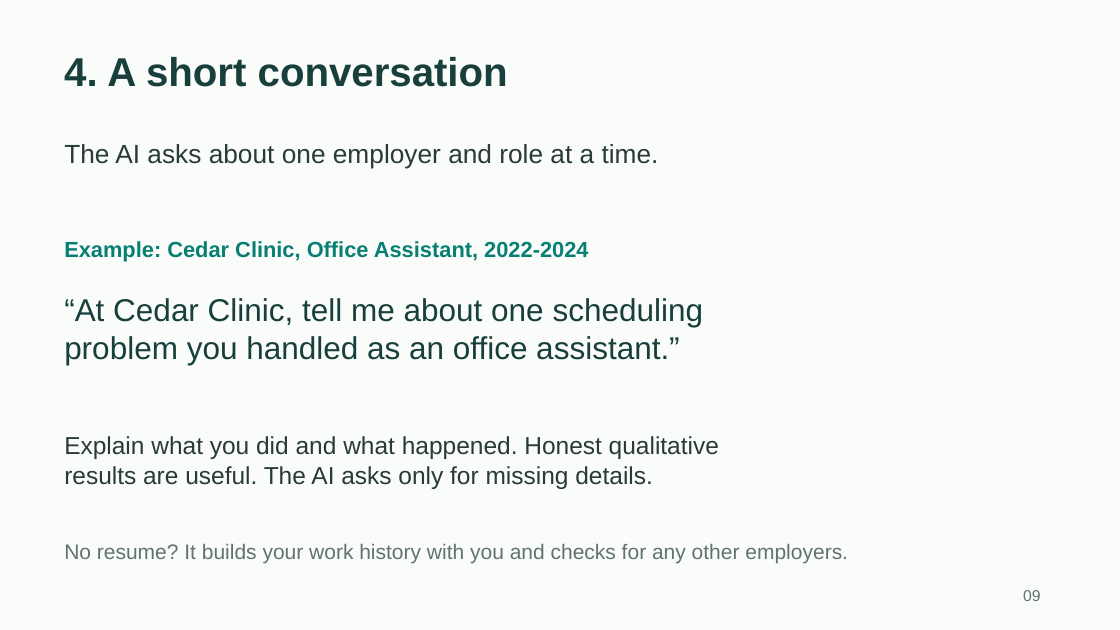
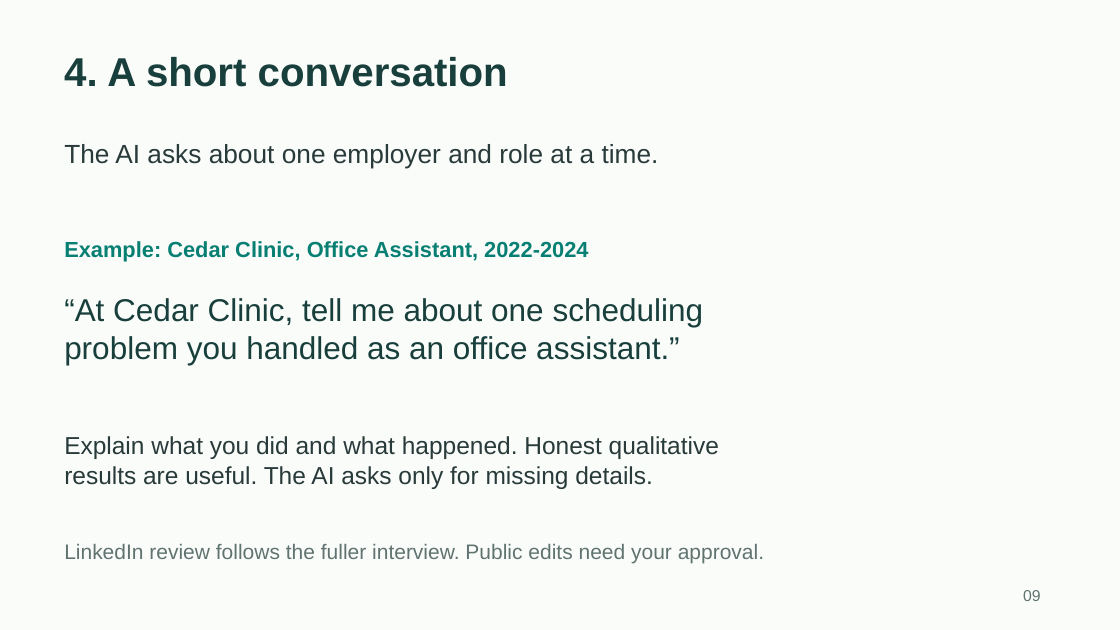
Before and after one commit to toughdave/job-search, a slide deck: slide 9 of docs/job-search-guide.pptx. Drawn at 1120x630 pixels with LibreOffice and Linux fonts; fonts in the diff are those of the drawing. Boxes give left, top, right and bottom in pixels: in the first picture for what was removed or moved away, otherwise in the second. Text is boxed around its words. In the diff, an @@ line names an element or a change of style, - is before the commit and + after.

Commit message:
Simplify the README and reconcile LinkedIn with career evidence

```diff
--- a/docs/job-search-guide.pptx
+++ b/docs/job-search-guide.pptx
@@ text at [64,544,764,564]: text changed @@
-No resume? It builds your work history with you and checks for any other employers.
+LinkedIn review follows the fuller interview. Public edits need your approval.
```
Also in this commit, not shown: 1 other slide changed, 10 other files.
